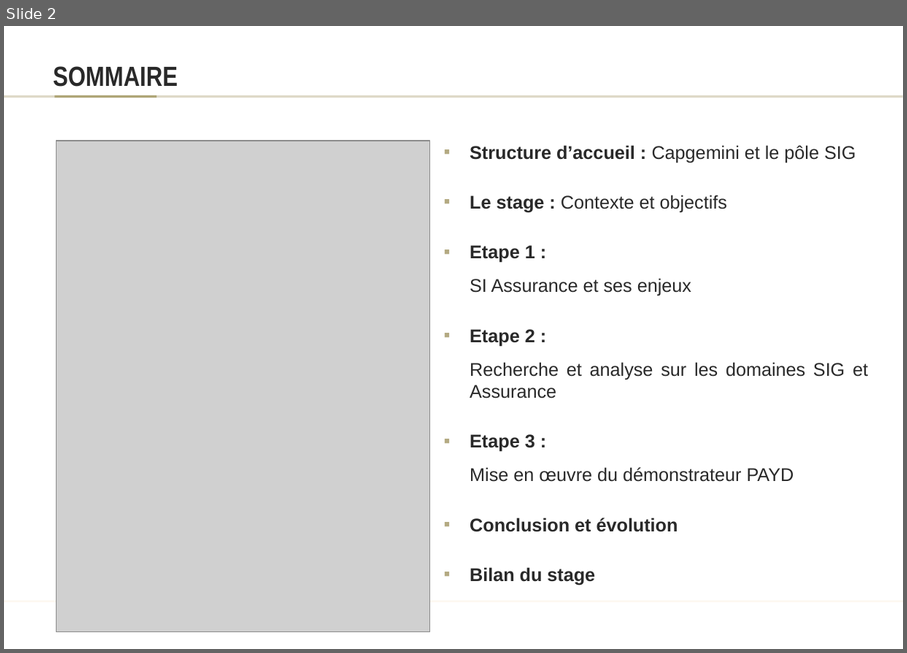
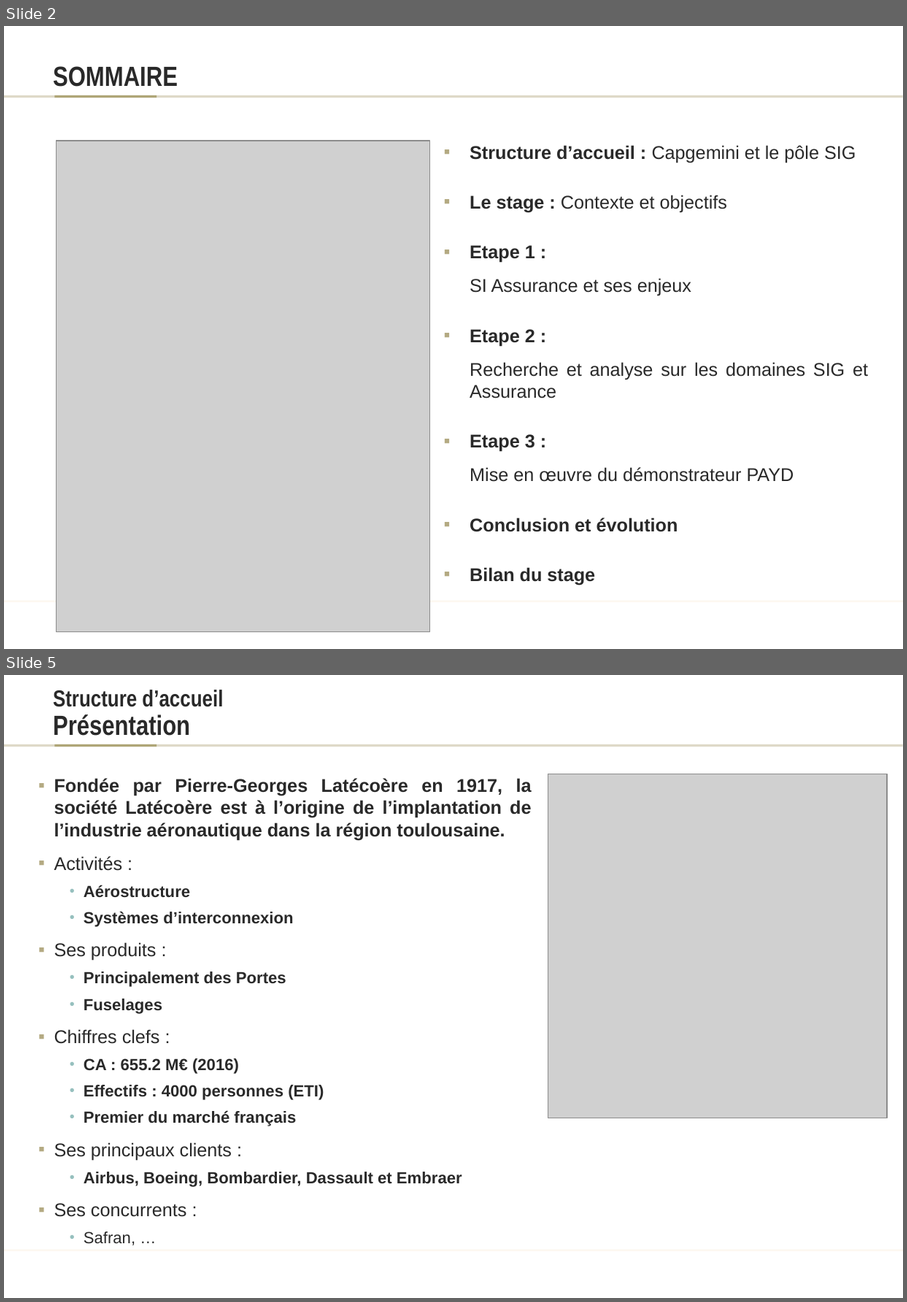
Before and after one commit to MontasserBH/Scons_Doc, a slide deck: 2007Cottencin.ppt. Shown one above the other, each under a label of ours: slide 2 before the commit, slides 2 and 5 after it; the slides between them are not shown. The pictures are 907x653 and 907x1302 pixels, drawn with LibreOffice and Linux fonts; fonts in the diff are those of the drawing; grey boxes stand for pictures. Boxes give left, top, right and bottom in pixels: in the first picture for what was removed or moved away, otherwise in the second. Text is boxed around its words. In the diff, an @@ line names an element or a change of style, - is before the commit and + after.

```diff
--- a/2007Cottencin.ppt
+++ b/2007Cottencin.ppt
@@ slide 5 added at [4, 675, 903, 1298], background #FFFFFF; not listed: 3 template elements that a slide beside it also shows @@
@@ title added at [53, 690, 223, 736], 20 pt, text #292929, bold @@
+Structure d’accueil
+Présentation
@@ text added at [54, 778, 532, 1245], 16 pt, text #292929, bold @@
+▪ Fondée par Pierre-Georges Latécoère en 1917, la société Latécoère est à l’origine de l’implantation de l’industrie aéronautique dans la région toulousaine.
+▪ Activités :
+  • Aérostructure
+  • Systèmes d’interconnexion
+▪ Ses produits :
+  • Principalement des Portes
+  • Fuselages
+▪ Chiffres clefs :
+  • CA : 655.2 M€ (2016)
+  • Effectifs : 4000 personnes (ETI)
+  • Premier du marché français
+▪ Ses principaux clients :
+  • Airbus, Boeing, Bombardier, Dassault et Embraer
+▪ Ses concurrents :
+  • Safran, …
@@ picture added at [549, 774, 887, 1118] @@
```
Also in this commit, not shown: 2 slides changed, 1 other slide added, 2 slides removed, 4 other files.
